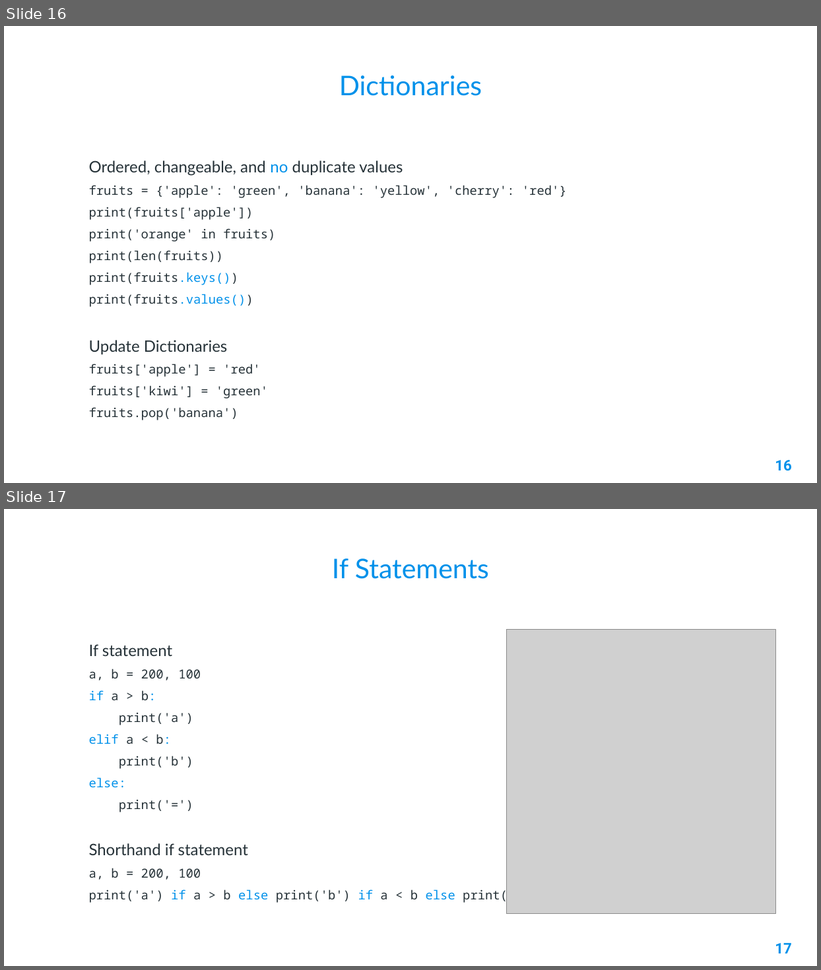
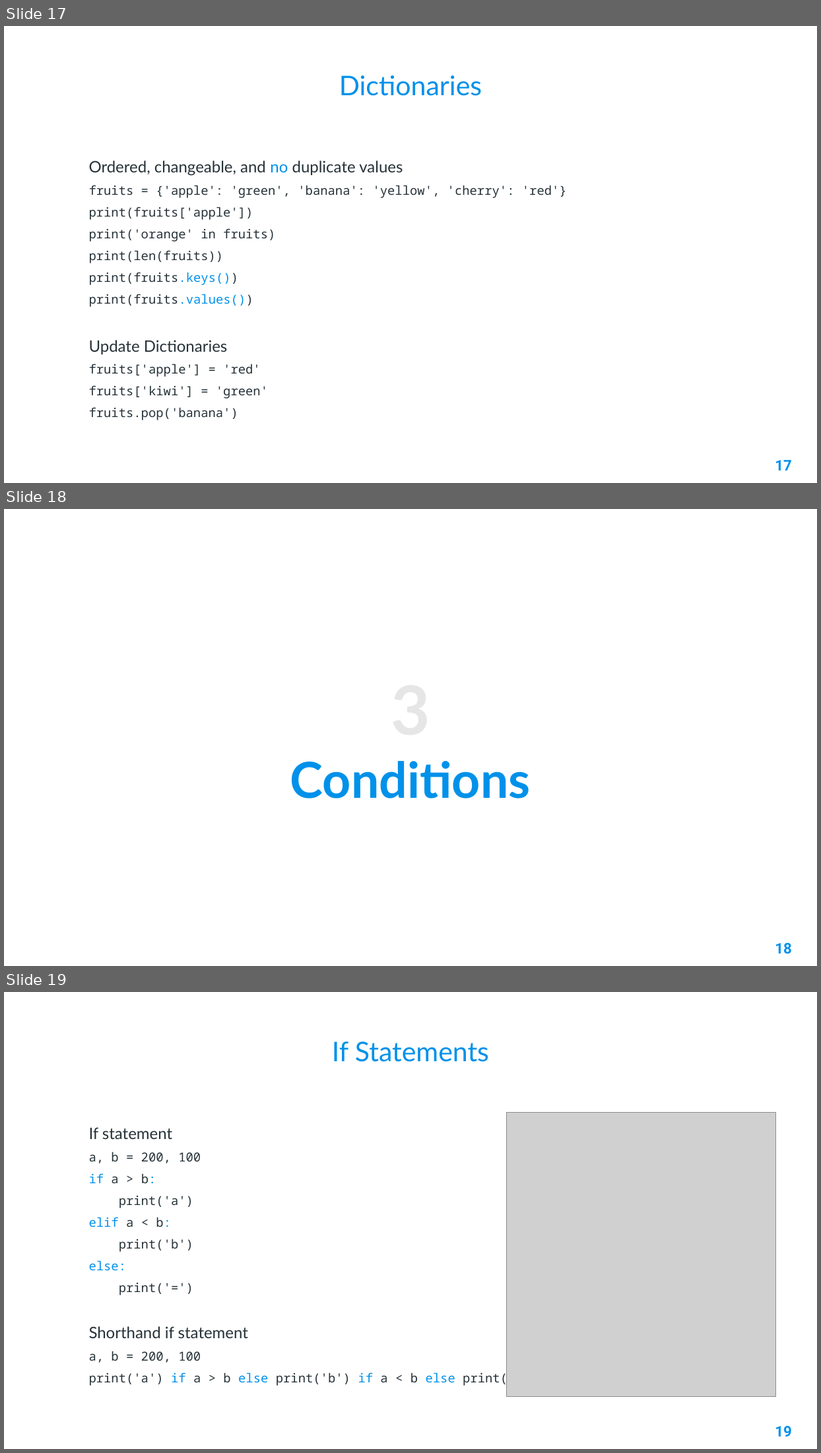
Before and after one commit to AleeRezaa/learn-python, a slide deck: 2 Python Basics.pptx. Shown one above the other, each under a label of ours: slides 16 and 17 before the commit, slides 17, 18 and 19 after it. The pictures are 821x970 and 821x1453 pixels, drawn with LibreOffice and Linux fonts; fonts in the diff are those of the drawing; grey boxes stand for pictures; background and template pictures are left out. Boxes give left, top, right and bottom in pixels: in the first picture for what was removed or moved away, otherwise in the second. Text is boxed around its words. In the diff, an @@ line names an element or a change of style, - is before the commit and + after.

```diff
--- a/2 Python Basics.pptx
+++ b/2 Python Basics.pptx
@@ slide 18 added at box(4, 509, 817, 966), background picture (left out) @@
@@ title added at box(290, 761, 531, 799), 44 pt, text #0091EA, bold @@
+3
+Conditions
@@ page number added at box(775, 943, 791, 955), 13 pt, text #0091EA, bold @@
+18
@@ what was slide 16 is now slide 17 @@
@@ page number at box(775, 460, 791, 471): text changed @@
-16
+17
@@ what was slide 17 is now slide 19 @@
@@ page number at box(775, 1426, 791, 1437): text changed @@
-17
+19
```
Also in this commit, not shown: 2 slides changed, 4 other slides added.
